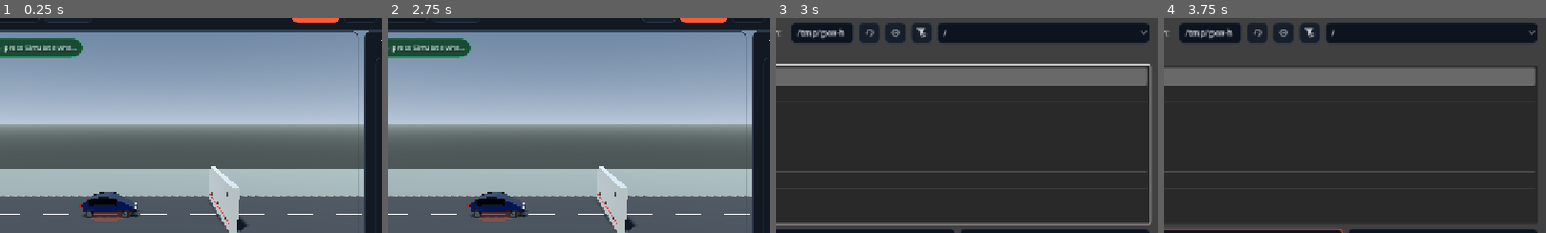
Above: before the commit, frames 1-4 (left to right).
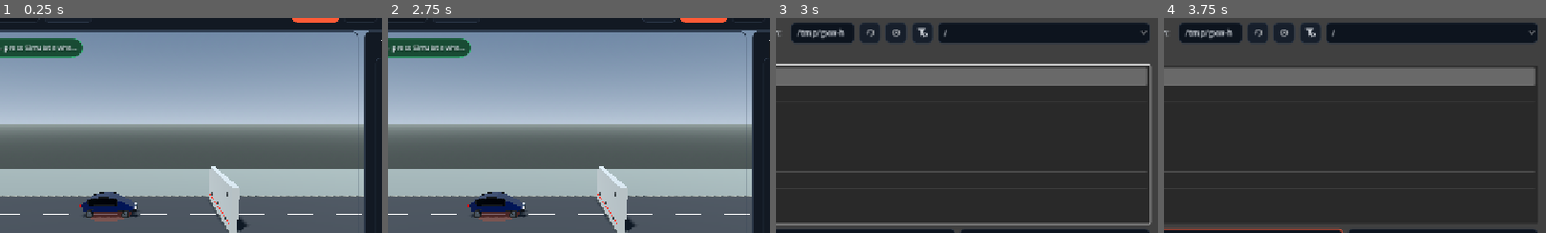
Above: after the commit, the same moments.

Repository: ArrowSK/crashvector
Game: Godot game, scene res://app/main.tscn
The game is run twice, just before and just after one commit, with the same random seed, the same clock (stepped at 60 frames per second) and the same inputs.
Inputs (mouse positions are % of the whole screen's width and height, from its top left):
- Up to frame 1 (0.25 s): no input
- Up to frame 2 (2.75 s): click "Simulate" at 0.5 s; click "New" at 1.25 s; click "New" at 2 s
- Up to frame 3 (3 s): click "Open" at 2.75 s
- Up to frame 4 (3.75 s): click (36, 59) at 3.52 s; type "12" at 3.6 s
The pictures show only the part of the screen within x 29-79%, y 7-57%; the shares and areas given below are measured in that part.

Frames 1-2 are identical in both runs. In frame 3, 0.2% of the frame differs, in the area x 20-45%, y 3-11%; in frame 4, 0.2%.

Commit message:
M12: prevent legacy production physics fallback

Diff:
--- a/src/demo/crash_demo_m12.gd
+++ b/src/demo/crash_demo_m12.gd
@@ -23,16 +23,35 @@
 	super._rebuild_preview()
 	_activate_hybrid_preview()
 
+func _target_supports_hybrid_world() -> bool:
+	if scenario == null:
+		return false
+	return scenario.target_type in [
+		ScenarioConfig.TARGET_WALL,
+		ScenarioConfig.TARGET_BARRIER,
+		ScenarioConfig.TARGET_POLE,
+		ScenarioConfig.TARGET_TREE,
+		ScenarioConfig.TARGET_PASSENGER_CAR,
+		ScenarioConfig.TARGET_TRUCK,
+	]
+
 func _activate_hybrid_preview() -> void:
-	if not hybrid_production_active:
+	hybrid_production_active = _target_supports_hybrid_world()
+	hybrid_elapsed_s = 0.0
+	if not hybrid_production_active:
+		# M12 deliberately refuses to run an unported target through the legacy
+		# spring-cloud world-motion solver. Keeping the editable preview preserves
+		# scenario files/UI while making the limitation explicit instead of
+		# silently returning physically misleading output.
+		if status_label != null:
+			status_label.text = "M12 hybrid physics: this target is not yet ported to rigid-body world physics; simulation is unavailable in this beta."
 		return
 	# The legacy reduced-order contact simulators stay available for historical
-	# tests/calibration, but the desktop production scene no longer steps them.
-	# Godot owns world motion/contact; the passenger-car structural graph is
-	# local crush only.
+	# tests/calibration only. The desktop production scene never steps them for
+	# hybrid-supported targets. Godot owns world motion/contact; the passenger-
+	# car structural graph is local crush only.
 	pair_simulation = null
 	static_simulation = null
-	hybrid_elapsed_s = 0.0
 	if car != null:
 		car.hybrid_physics_enabled = true
 		car.solver_substeps = scenario.solver_substeps
@@ -53,11 +72,17 @@
 		chassis.physics_material_override = PhysicsMaterial.new()
 	chassis.physics_material_override.friction = clampf(scenario.contact_friction, 0.0, 1.0)
 	# A road vehicle against a rigid wall must not inherit the old elastic-node
-	# rebound. Keep the engine contact almost inelastic; structural crush is
+	# rebound. Keep engine contact almost inelastic; structural crush is
 	# represented separately by the local deformation graph.
 	chassis.physics_material_override.bounce = clampf(scenario.restitution, 0.0, 0.04)
 
 func _on_simulate_pressed() -> void:
+	if not _target_supports_hybrid_world():
+		simulation_running = false
+		simulation_paused = false
+		if status_label != null:
+			status_label.text = "Simulation blocked: this target has not yet been ported to M12 rigid-body physics. CrashVector will not fall back to the old world-motion solver."
+		return
 	super._on_simulate_pressed()
 	if not simulation_running or not hybrid_production_active:
 		return
@@ -73,6 +98,24 @@
 	if truck != null:
 		truck.solver_substeps = scenario.solver_substeps
 		truck.begin_simulation()
+
+func _on_run_comparison_pressed() -> void:
+	# M6/M8 ComparisonRunner is a synchronous reduced-order structural runner.
+	# Do not expose it as if it were the new M12 world solver. The comparison UI
+	# stays present for compatibility and will be re-enabled when its recorder is
+	# ported to a SceneTree/RigidBody3D execution path.
+	comparison_results.clear()
+	comparison_playing = false
+	if status_label != null:
+		status_label.text = "Compare is temporarily unavailable in the M12 corrective beta while its recorder is ported to the rigid-body physics path."
+
+func _on_run_matrix_comparison() -> void:
+	comparison_results.clear()
+	comparison_playing = false
+	if comparison_lab_panel != null:
+		comparison_lab_panel.visible = false
+	if status_label != null:
+		status_label.text = "Comparison Lab is temporarily unavailable in the M12 corrective beta; the legacy batch solver is not used for production results."
 
 func _on_pause_pressed() -> void:
 	super._on_pause_pressed()
@@ -185,7 +228,7 @@
 		return
 	var car_speed := PhysicsMetrics.ms_to_kmh(car.global_linear_velocity_ms().length())
 	var initial_energy_kj := PhysicsMetrics.kinetic_energy_from_speed_kmh(scenario.car_mass_kg, scenario.car_speed_kmh) / 1000.0
-	var extra := "Godot rigid-body world motion • CCD • real gravity/road contact"
+	var extra := "Godot RigidBody3D world motion • CCD • gravity • raycast suspension"
 	if target_car != null:
 		extra += " • target %.1f km/h" % PhysicsMetrics.ms_to_kmh(target_car.global_linear_velocity_ms().length())
 	elif truck != null:
